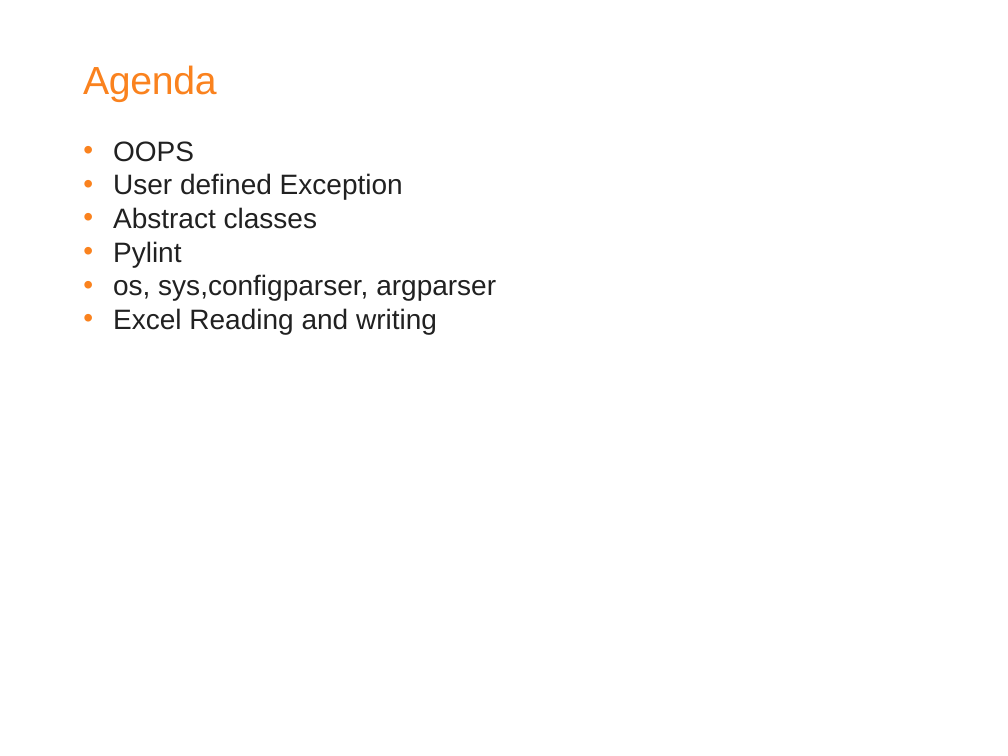
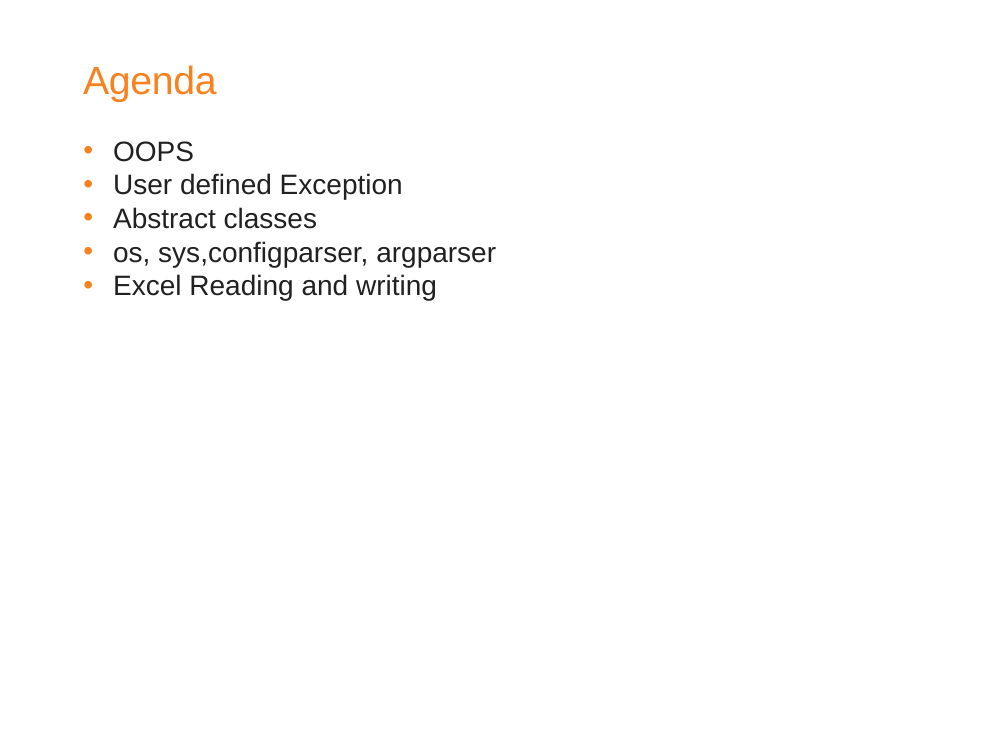
Before and after one commit to arjunrautela/Introduction-To-Python, a slide deck: slide 2 of PPT/Introduction To Python Day 3.pptx. Drawn at 1008x756 pixels with LibreOffice and Linux fonts; fonts in the diff are those of the drawing; background and template pictures are left out. Boxes give left, top, right and bottom in pixels: in the first picture for what was removed or moved away, otherwise in the second. Text is boxed around its words. In the diff, an @@ line names an element or a change of style, - is before the commit and + after.

```diff
--- a/PPT/Introduction To Python Day 3.pptx
+++ b/PPT/Introduction To Python Day 3.pptx
@@ text at [113, 241, 182, 267]: paragraph removed @@
-• Pylint
```
Also in this commit, not shown: 29 other slides changed, 20 other files.
